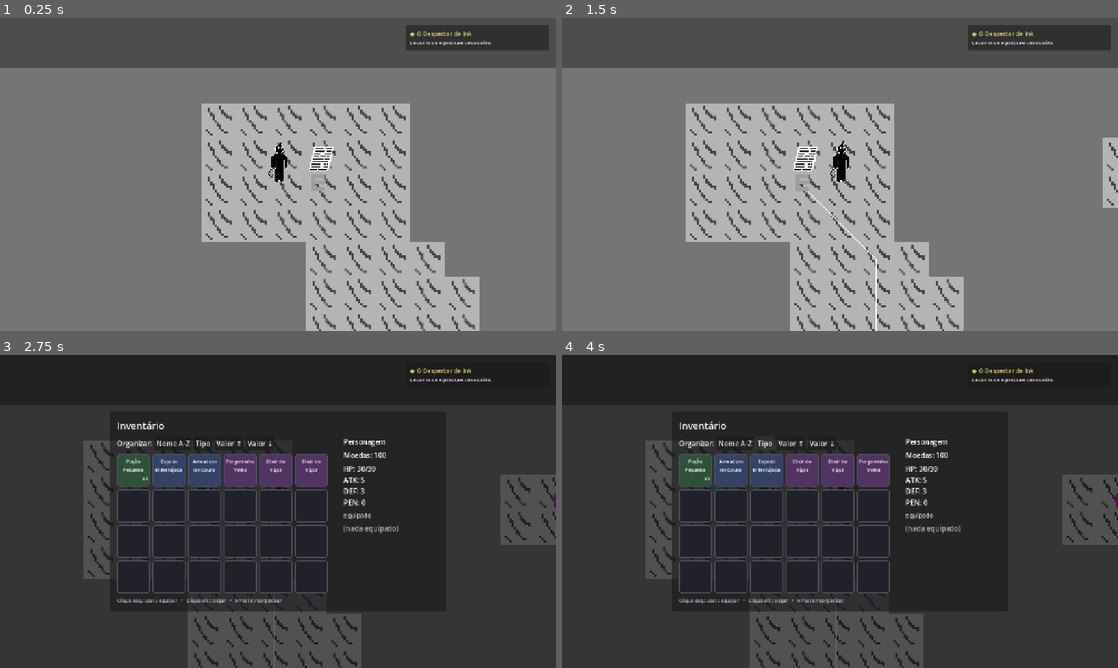
Above: before the commit, frames 1-4 (two rows, left to right).
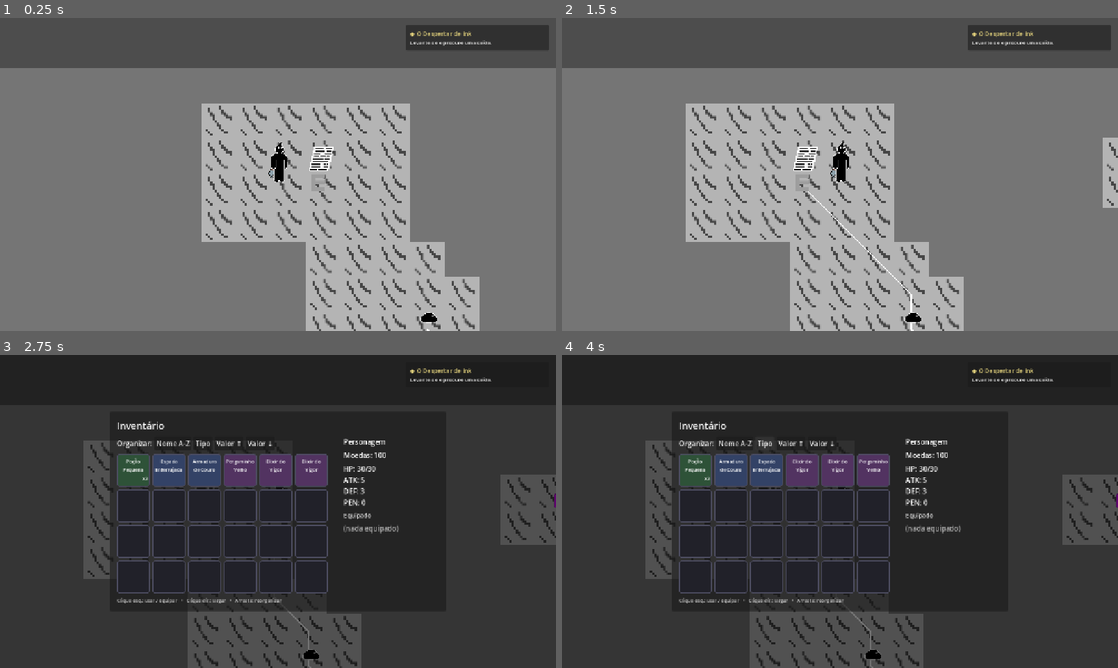
Above: after the commit, the same moments.

Repository: RodrigoAlvys/The-legend-of-Ink
Game: Godot game, scene res://mapas/mapa1.tscn
Two runs of this game, one before a commit and one after it. Both use one fixed random seed, a clock stepped at 60 frames per second and the inputs below.
Inputs (mouse positions are in pixels of both pictures, inside the frame that each line leads up to):
- Up to frame 1 (0.25 s): no input
- Up to frame 2 (1.5 s): tap Enter at 0.5 s; move the mouse to (962, 158) at 0.52 s; hold Right (ui_right) 0.53-1.25 s; hold E (interact) 0.53-1.25 s; click (962, 158) at 0.67 s; drag from (728, 190) to (812, 237) at 1.27 s
- Up to frame 3 (2.75 s): tap Space at 2 s; move the mouse to (333, 442) at 2.02 s; hold Right (ui_right) from 2.03 s (still down); tap I at 2.1 s
- Up to frame 4 (4 s): release Right (ui_right) at 2.75 s; click "Nome A-Z" at 2.75 s; click "Tipo" at 3.5 s

The runs differ from the first frame. In frame 1, less than 0.1% of the frame differs, in the area x 75-79%, y 94-100%; in frame 2, 0.2%, in the area x 56-65%, y 77-100%; in frame 3, 0.1%; in frame 4, 0.1%.

Commit message:
populou mapa 4 e 5
adicionou slimes de tinta e pathfind para o mapa 4 e 5, com um maior teste do pathfind

Diff:
--- a/rp-gprojeto/mapas/mapa1.tscn
+++ b/rp-gprojeto/mapas/mapa1.tscn
@@ -114,7 +114,7 @@
 [node name="Mobs" type="Node2D" parent="." unique_id=2065679150]
 
 [node name="Area2D" type="Area2D" parent="Mobs" unique_id=641119690 node_paths=PackedStringArray("pathfinder")]
-position = Vector2(265, 505)
+position = Vector2(365, 337)
 collision_layer = 0
 collision_mask = 2
 script = ExtResource("6_0fef2")
@@ -129,7 +129,7 @@
 texture = ExtResource("5_mt5wc")
 
 [node name="Area2D2" type="Area2D" parent="Mobs" unique_id=2089649972 node_paths=PackedStringArray("pathfinder")]
-position = Vector2(862, 542)
+position = Vector2(1079, 893)
 collision_layer = 0
 collision_mask = 2
 script = ExtResource("6_0fef2")
@@ -144,7 +144,7 @@
 texture = ExtResource("5_mt5wc")
 
 [node name="Area2D3" type="Area2D" parent="Mobs" unique_id=932981366 node_paths=PackedStringArray("pathfinder")]
-position = Vector2(1100.2457, 871.05334)
+position = Vector2(-729, 523)
 collision_layer = 0
 collision_mask = 2
 script = ExtResource("6_0fef2")
--- a/rp-gprojeto/mapas/mapa4.tscn
+++ b/rp-gprojeto/mapas/mapa4.tscn
@@ -7,15 +7,55 @@
 [ext_resource type="Script" uid="uid://dxjwaun3d2qp0" path="res://mapas/mapamarker.gd" id="5_8tlp6"]
 [ext_resource type="Script" uid="uid://bvvq11dn7ycii" path="res://npcs/laranja.gd" id="6_154gr"]
 [ext_resource type="Texture2D" uid="uid://dlcdc21f5aosx" path="res://arte/sprites/laranja.png" id="6_wsvxn"]
+[ext_resource type="Script" uid="uid://jyuis7x8ox6h" path="res://scripts/pathfinder/ponto_de_interesse.gd" id="8_ijb4o"]
+[ext_resource type="Texture2D" uid="uid://bn64amwsgedxp" path="res://arte/sprites/slime.png" id="9_sobj2"]
+[ext_resource type="Script" uid="uid://drr8jo6cyq7q5" path="res://scripts/pathfinder/toggle_pathfinder.gd" id="10_2iw5d"]
+[ext_resource type="Script" uid="uid://kkptd63xmo8n" path="res://scripts/pathfinder/pathfinder.gd" id="11_livfq"]
+[ext_resource type="Script" uid="uid://dswpmo7muvybh" path="res://scripts/pathfinder/linha_visual.gd" id="12_3jxov"]
+
+[sub_resource type="NavigationPolygon" id="NavigationPolygon_ijb4o"]
+vertices = PackedVector2Array(40, 40, -40, 40, -40, -40, 40, -40)
+polygons = Array[PackedInt32Array]([PackedInt32Array(0, 1, 2, 3)])
+outlines = Array[PackedVector2Array]([PackedVector2Array(-40, -40, 40, -40, 40, 40, -40, 40)])
+agent_radius = 0.0
+
+[sub_resource type="NavigationPolygon" id="NavigationPolygon_sobj2"]
+vertices = PackedVector2Array(40, 40, -40, 40, -40, -40, 40, -40)
+polygons = Array[PackedInt32Array]([PackedInt32Array(0, 1, 2, 3)])
+outlines = Array[PackedVector2Array]([PackedVector2Array(-40, -40, 40, -40, 40, 40, -40, 40)])
+agent_radius = 0.0
+
+[sub_resource type="NavigationPolygon" id="NavigationPolygon_2iw5d"]
+vertices = PackedVector2Array(40, 40, -40, 40, -40, -40, 40, -40)
+polygons = Array[PackedInt32Array]([PackedInt32Array(0, 1, 2, 3)])
+outlines = Array[PackedVector2Array]([PackedVector2Array(-40, -40, 40, -40, 40, 40, -40, 40)])
+agent_radius = 0.0
+
+[sub_resource type="NavigationPolygon" id="NavigationPolygon_livfq"]
+vertices = PackedVector2Array(40, 40, -40, 40, -40, -40, 40, -40)
+polygons = Array[PackedInt32Array]([PackedInt32Array(0, 1, 2, 3)])
+outlines = Array[PackedVector2Array]([PackedVector2Array(-40, -40, 40, -40, 40, 40, -40, 40)])
+agent_radius = 0.0
+
+[sub_resource type="NavigationPolygon" id="NavigationPolygon_3jxov"]
+vertices = PackedVector2Array(40, 40, -40, 40, -40, -40, 40, -40)
+polygons = Array[PackedInt32Array]([PackedInt32Array(0, 1, 2, 3)])
+outlines = Array[PackedVector2Array]([PackedVector2Array(-40, -40, 40, -40, 40, 40, -40, 40)])
+agent_radius = 0.0
 
 [sub_resource type="TileSetAtlasSource" id="TileSetAtlasSource_12j2a"]
 texture = ExtResource("1_8nq53")
 texture_region_size = Vector2i(80, 80)
 0:0/0 = 0
+0:0/0/navigation_layer_0/polygon = SubResource("NavigationPolygon_ijb4o")
 1:0/0 = 0
+1:0/0/navigation_layer_0/polygon = SubResource("NavigationPolygon_sobj2")
 2:0/0 = 0
+2:0/0/navigation_layer_0/polygon = SubResource("NavigationPolygon_2iw5d")
 3:0/0 = 0
+3:0/0/navigation_layer_0/polygon = SubResource("NavigationPolygon_livfq")
 4:0/0 = 0
+4:0/0/navigation_layer_0/polygon = SubResource("NavigationPolygon_3jxov")
 0:1/0 = 0
 0:1/0/physics_layer_0/polygon_0/points = PackedVector2Array(-40, -40, 40, -40, 40, 40, -40, 40)
 1:1/0 = 0
@@ -34,6 +74,7 @@
 [sub_resource type="TileSet" id="TileSet_27id7"]
 tile_size = Vector2i(80, 80)
 physics_layer_0/collision_layer = 1
+navigation_layer_0/layers = 1
 sources/0 = SubResource("TileSetAtlasSource_12j2a")
 
 [sub_resource type="RectangleShape2D" id="RectangleShape2D_wsvxn"]
@@ -44,6 +85,9 @@
 
 [sub_resource type="RectangleShape2D" id="RectangleShape2D_dfew4"]
 size = Vector2(64, 64)
+
+[sub_resource type="CircleShape2D" id="CircleShape2D_05wb2"]
+radius = 51.512207
 
 [node name="Mapa4" type="Node2D" unique_id=725789961]
 script = ExtResource("1_2jfwo")
@@ -110,3 +154,192 @@
 light_mask = 0
 visibility_layer = 9
 shape = SubResource("RectangleShape2D_dfew4")
+
+[node name="Mobs" type="Node2D" parent="." unique_id=1530915720]
+position = Vector2(-1492, -590)
+
+[node name="Area2D" type="Area2D" parent="Mobs" unique_id=1349909184 node_paths=PackedStringArray("pathfinder")]
+position = Vector2(623, 487)
+collision_layer = 0
+collision_mask = 2
+script = ExtResource("8_ijb4o")
+pathfinder = NodePath("../../PathFinder/Path_engine")
+
+[node name="CollisionShape2D" type="CollisionShape2D" parent="Mobs/Area2D" unique_id=1008108779]
+scale = Vector2(0.42708334, 0.42708334)
+shape = SubResource("CircleShape2D_05wb2")
+
+[node name="Slime" type="Sprite2D" parent="Mobs/Area2D" unique_id=1396651773]
+scale = Vector2(0.42708334, 0.42708334)
+texture = ExtResource("9_sobj2")
+
+[node name="Area2D2" type="Area2D" parent="Mobs" unique_id=847685332 node_paths=PackedStringArray("pathfinder")]
+position = Vector2(916, -389)
+collision_layer = 0
+collision_mask = 2
+script = ExtResource("8_ijb4o")
+pathfinder = NodePath("../../PathFinder/Path_engine")
+
+[node name="CollisionShape2D" type="CollisionShape2D" parent="Mobs/Area2D2" unique_id=2120004787]
+scale = Vector2(0.42708334, 0.42708334)
+shape = SubResource("CircleShape2D_05wb2")
+
+[node name="Slime" type="Sprite2D" parent="Mobs/Area2D2" unique_id=699134767]
+scale = Vector2(0.42708334, 0.42708334)
+texture = ExtResource("9_sobj2")
+
+[node name="Area2D3" type="Area2D" parent="Mobs" unique_id=1856628753 node_paths=PackedStringArray("pathfinder")]
+position = Vector2(1100.2457, 871.05334)
+collision_layer = 0
+collision_mask = 2
+script = ExtResource("8_ijb4o")
+pathfinder = NodePath("../../PathFinder/Path_engine")
+
+[node name="CollisionShape2D" type="CollisionShape2D" parent="Mobs/Area2D3" unique_id=1453600588]
+scale = Vector2(0.42708334, 0.42708334)
+shape = SubResource("CircleShape2D_05wb2")
+
+[node name="Slime" type="Sprite2D" parent="Mobs/Area2D3" unique_id=286571031]
+scale = Vector2(0.42708334, 0.42708334)
+texture = ExtResource("9_sobj2")
+
+[node name="Area2D4" type="Area2D" parent="Mobs" unique_id=1751630977 node_paths=PackedStringArray("pathfinder")]
+collision_layer = 0
+collision_mask = 2
+script = ExtResource("8_ijb4o")
+pathfinder = NodePath("../../PathFinder/Path_engine")
+
+[node name="CollisionShape2D" type="CollisionShape2D" parent="Mobs/Area2D4" unique_id=1610586252]
+scale = Vector2(0.42708334, 0.42708334)
+shape = SubResource("CircleShape2D_05wb2")
+
+[node name="Slime" type="Sprite2D" parent="Mobs/Area2D4" unique_id=45601436]
+scale = Vector2(0.42708334, 0.42708334)
+texture = ExtResource("9_sobj2")
+
+[node name="Area2D5" type="Area2D" parent="Mobs" unique_id=1138069138 node_paths=PackedStringArray("pathfinder")]
+position = Vector2(-1155, -1488)
+collision_layer = 0
+collision_mask = 2
+script = ExtResource("8_ijb4o")
+pathfinder = NodePath("../../PathFinder/Path_engine")
+
+[node name="CollisionShape2D" type="CollisionShape2D" parent="Mobs/Area2D5" unique_id=775006135]
+scale = Vector2(0.42708334, 0.42708334)
+shape = SubResource("CircleShape2D_05wb2")
+
+[node name="Slime" type="Sprite2D" parent="Mobs/Area2D5" unique_id=1753892678]
+scale = Vector2(0.42708334, 0.42708334)
+texture = ExtResource("9_sobj2")
+
+[node name="Area2D6" type="Area2D" parent="Mobs" unique_id=670545518 node_paths=PackedStringArray("pathfinder")]
+position = Vector2(-1344, -20)
+collision_layer = 0
+collision_mask = 2
+script = ExtResource("8_ijb4o")
+pathfinder = NodePath("../../PathFinder/Path_engine")
+
+[node name="CollisionShape2D" type="CollisionShape2D" parent="Mobs/Area2D6" unique_id=309542968]
+scale = Vector2(0.42708334, 0.42708334)
+shape = SubResource("CircleShape2D_05wb2")
+
+[node name="Slime" type="Sprite2D" parent="Mobs/Area2D6" unique_id=559726093]
+scale = Vector2(0.42708334, 0.42708334)
+texture = ExtResource("9_sobj2")
+
+[node name="Area2D7" type="Area2D" parent="Mobs" unique_id=739772916 node_paths=PackedStringArray("pathfinder")]
+position = Vector2(-1822, -659)
+collision_layer = 0
+collision_mask = 2
+script = ExtResource("8_ijb4o")
+pathfinder = NodePath("../../PathFinder/Path_engine")
+
+[node name="CollisionShape2D" type="CollisionShape2D" parent="Mobs/Area2D7" unique_id=277401729]
+scale = Vector2(0.42708334, 0.42708334)
+shape = SubResource("CircleShape2D_05wb2")
+
+[node name="Slime" type="Sprite2D" parent="Mobs/Area2D7" unique_id=586685797]
+scale = Vector2(0.42708334, 0.42708334)
+texture = ExtResource("9_sobj2")
+
+[node name="Area2D8" type="Area2D" parent="Mobs" unique_id=1313884221 node_paths=PackedStringArray("pathfinder")]
+position = Vector2(-469, 1137)
+collision_layer = 0
+collision_mask = 2
+script = ExtResource("8_ijb4o")
+pathfinder = NodePath("../../PathFinder/Path_engine")
+
+[node name="CollisionShape2D" type="CollisionShape2D" parent="Mobs/Area2D8" unique_id=1887511190]
+scale = Vector2(0.42708334, 0.42708334)
+shape = SubResource("CircleShape2D_05wb2")
+
+[node name="Slime" type="Sprite2D" parent="Mobs/Area2D8" unique_id=128502406]
+scale = Vector2(0.42708334, 0.42708334)
+texture = ExtResource("9_sobj2")
+
+[node name="Area2D9" type="Area2D" parent="Mobs" unique_id=749368118 node_paths=PackedStringArray("pathfinder")]
+position = Vector2(-3090, -92)
+collision_layer = 0
+collision_mask = 2
+script = ExtResource("8_ijb4o")
+pathfinder = NodePath("../../PathFinder/Path_engine")
+
+[node name="CollisionShape2D" type="CollisionShape2D" parent="Mobs/Area2D9" unique_id=2073053461]
+scale = Vector2(0.42708334, 0.42708334)
+shape = SubResource("CircleShape2D_05wb2")
+
+[node name="Slime" type="Sprite2D" parent="Mobs/Area2D9" unique_id=517617677]
+scale = Vector2(0.42708334, 0.42708334)
+texture = ExtResource("9_sobj2")
+
+[node name="Area2D10" type="Area2D" parent="Mobs" unique_id=1049111641 node_paths=PackedStringArray("pathfinder")]
+position = Vector2(-1524, 920)
+collision_layer = 0
+collision_mask = 2
+script = ExtResource("8_ijb4o")
+pathfinder = NodePath("../../PathFinder/Path_engine")
+
+[node name="CollisionShape2D" type="CollisionShape2D" parent="Mobs/Area2D10" unique_id=1998844625]
+scale = Vector2(0.42708334, 0.42708334)
+shape = SubResource("CircleShape2D_05wb2")
+
+[node name="Slime" type="Sprite2D" parent="Mobs/Area2D10" unique_id=942001042]
+scale = Vector2(0.42708334, 0.42708334)
+texture = ExtResource("9_sobj2")
+
+[node name="Area2D11" type="Area2D" parent="Mobs" unique_id=748580469 node_paths=PackedStringArray("pathfinder")]
+position = Vector2(-2457, -1610)
+collision_layer = 0
+collision_mask = 2
+script = ExtResource("8_ijb4o")
+pathfinder = NodePath("../../PathFinder/Path_engine")
+
+[node name="CollisionShape2D" type="CollisionShape2D" parent="Mobs/Area2D11" unique_id=1181469057]
+scale = Vector2(0.42708334, 0.42708334)
+shape = SubResource("CircleShape2D_05wb2")
+
+[node name="Slime" type="Sprite2D" parent="Mobs/Area2D11" unique_id=673555231]
+scale = Vector2(0.42708334, 0.42708334)
+texture = ExtResource("9_sobj2")
+
+[node name="PathFinder" type="Node2D" parent="." unique_id=981905228 node_paths=PackedStringArray("pathfinder", "line2d", "timer")]
+script = ExtResource("10_2iw5d")
+pathfinder = NodePath("Path_engine")
+line2d = NodePath("Line2D")
+timer = NodePath("Timer")
+
+[node name="Path_engine" type="Node2D" parent="PathFinder" unique_id=1106584553 node_paths=PackedStringArray("tilemap", "player")]
+script = ExtResource("11_livfq")
+tilemap = NodePath("../../TileMapLayer")
+player = NodePath("../../Entidades/CharacterBody2D")
+
+[node name="Timer" type="Timer" parent="PathFinder" unique_id=1064689261]
+wait_time = 0.5
+autostart = true
+
+[node name="Line2D" type="Line2D" parent="PathFinder" unique_id=2016663961]
+width = 3.0
+script = ExtResource("12_3jxov")
+
+[connection signal="caminho_atualizado" from="PathFinder/Path_engine" to="PathFinder/Line2D" method="desenhar_caminho"]
+[connection signal="timeout" from="PathFinder/Timer" to="PathFinder/Path_engine" method="recalcular_rota"]
--- a/rp-gprojeto/mapas/mapa5.tscn
+++ b/rp-gprojeto/mapas/mapa5.tscn
@@ -5,15 +5,55 @@
 [ext_resource type="PackedScene" uid="uid://gc8ppb38pjih" path="res://jogador/Player.tscn" id="2_mub02"]
 [ext_resource type="Script" uid="uid://dotk4iuvqhbqu" path="res://mapas/portas.gd" id="4_lkfwb"]
 [ext_resource type="Script" uid="uid://dxjwaun3d2qp0" path="res://mapas/mapamarker.gd" id="5_lkfwb"]
+[ext_resource type="Script" uid="uid://jyuis7x8ox6h" path="res://scripts/pathfinder/ponto_de_interesse.gd" id="6_tiarf"]
+[ext_resource type="Texture2D" uid="uid://bn64amwsgedxp" path="res://arte/sprites/slime.png" id="7_avqk1"]
+[ext_resource type="Script" uid="uid://drr8jo6cyq7q5" path="res://scripts/pathfinder/toggle_pathfinder.gd" id="8_5xje1"]
+[ext_resource type="Script" uid="uid://kkptd63xmo8n" path="res://scripts/pathfinder/pathfinder.gd" id="9_trhlv"]
+[ext_resource type="Script" uid="uid://dswpmo7muvybh" path="res://scripts/pathfinder/linha_visual.gd" id="10_f3uju"]
+
+[sub_resource type="NavigationPolygon" id="NavigationPolygon_i3rdi"]
+vertices = PackedVector2Array(40, 40, -40, 40, -40, -40, 40, -40)
+polygons = Array[PackedInt32Array]([PackedInt32Array(0, 1, 2, 3)])
+outlines = Array[PackedVector2Array]([PackedVector2Array(-40, -40, 40, -40, 40, 40, -40, 40)])
+agent_radius = 0.0
+
+[sub_resource type="NavigationPolygon" id="NavigationPolygon_y8d4o"]
+vertices = PackedVector2Array(40, 40, -40, 40, -40, -40, 40, -40)
+polygons = Array[PackedInt32Array]([PackedInt32Array(0, 1, 2, 3)])
+outlines = Array[PackedVector2Array]([PackedVector2Array(-40, -40, 40, -40, 40, 40, -40, 40)])
+agent_radius = 0.0
+
+[sub_resource type="NavigationPolygon" id="NavigationPolygon_21bs4"]
+vertices = PackedVector2Array(40, 40, -40, 40, -40, -40, 40, -40)
+polygons = Array[PackedInt32Array]([PackedInt32Array(0, 1, 2, 3)])
+outlines = Array[PackedVector2Array]([PackedVector2Array(-40, -40, 40, -40, 40, 40, -40, 40)])
+agent_radius = 0.0
+
+[sub_resource type="NavigationPolygon" id="NavigationPolygon_dif51"]
+vertices = PackedVector2Array(40, 40, -40, 40, -40, -40, 40, -40)
+polygons = Array[PackedInt32Array]([PackedInt32Array(0, 1, 2, 3)])
+outlines = Array[PackedVector2Array]([PackedVector2Array(-40, -40, 40, -40, 40, 40, -40, 40)])
+agent_radius = 0.0
+
+[sub_resource type="NavigationPolygon" id="NavigationPolygon_5gkym"]
+vertices = PackedVector2Array(40, 40, -40, 40, -40, -40, 40, -40)
+polygons = Array[PackedInt32Array]([PackedInt32Array(0, 1, 2, 3)])
+outlines = Array[PackedVector2Array]([PackedVector2Array(-40, -40, 40, -40, 40, 40, -40, 40)])
+agent_radius = 0.0
 
 [sub_resource type="TileSetAtlasSource" id="TileSetAtlasSource_q3d68"]
 texture = ExtResource("1_k7lfa")
 texture_region_size = Vector2i(80, 80)
 0:0/0 = 0
+0:0/0/navigation_layer_0/polygon = SubResource("NavigationPolygon_i3rdi")
 1:0/0 = 0
+1:0/0/navigation_layer_0/polygon = SubResource("NavigationPolygon_y8d4o")
 2:0/0 = 0
+2:0/0/navigation_layer_0/polygon = SubResource("NavigationPolygon_21bs4")
 3:0/0 = 0
+3:0/0/navigation_layer_0/polygon = SubResource("NavigationPolygon_dif51")
 4:0/0 = 0
+4:0/0/navigation_layer_0/polygon = SubResource("NavigationPolygon_5gkym")
 0:1/0 = 0
 0:1/0/physics_layer_0/polygon_0/points = PackedVector2Array(-40, -40, 40, -40, 40, 40, -40, 40)
 1:1/0 = 0
@@ -32,10 +72,14 @@
 [sub_resource type="TileSet" id="TileSet_lkfwb"]
 tile_size = Vector2i(80, 80)
 physics_layer_0/collision_layer = 1
+navigation_layer_0/layers = 1
 sources/0 = SubResource("TileSetAtlasSource_q3d68")
 
 [sub_resource type="RectangleShape2D" id="RectangleShape2D_wrty4"]
 size = Vector2(241, 13)
+
+[sub_resource type="CircleShape2D" id="CircleShape2D_vebil"]
+radius = 51.512207
 
 [node name="Mapa5" type="Node2D" unique_id=1048120810]
 script = ExtResource("1_q3d68")
@@ -69,3 +113,223 @@
 
 [node name="CharacterBody2D" parent="Entidades" unique_id=1566683655 instance=ExtResource("2_mub02")]
 position = Vector2(-2, -114)
+
+[node name="Mobs" type="Node2D" parent="." unique_id=1651452478]
+position = Vector2(2322, -1619)
+
+[node name="Area2D" type="Area2D" parent="Mobs" unique_id=1035251730 node_paths=PackedStringArray("pathfinder")]
+position = Vector2(623, 487)
+collision_layer = 0
+collision_mask = 2
+script = ExtResource("6_tiarf")
+pathfinder = NodePath("../../PathFinder/Path_engine")
+
+[node name="CollisionShape2D" type="CollisionShape2D" parent="Mobs/Area2D" unique_id=1558149333]
+scale = Vector2(0.42708334, 0.42708334)
+shape = SubResource("CircleShape2D_vebil")
+
+[node name="Slime" type="Sprite2D" parent="Mobs/Area2D" unique_id=2106951273]
+scale = Vector2(0.42708334, 0.42708334)
+texture = ExtResource("7_avqk1")
+
+[node name="Area2D2" type="Area2D" parent="Mobs" unique_id=1841010531 node_paths=PackedStringArray("pathfinder")]
+position = Vector2(1196, -1042)
+collision_layer = 0
+collision_mask = 2
+script = ExtResource("6_tiarf")
+pathfinder = NodePath("../../PathFinder/Path_engine")
+
+[node name="CollisionShape2D" type="CollisionShape2D" parent="Mobs/Area2D2" unique_id=1268098037]
+scale = Vector2(0.42708334, 0.42708334)
+shape = SubResource("CircleShape2D_vebil")
+
+[node name="Slime" type="Sprite2D" parent="Mobs/Area2D2" unique_id=1052151613]
+scale = Vector2(0.42708334, 0.42708334)
+texture = ExtResource("7_avqk1")
+
+[node name="Area2D3" type="Area2D" parent="Mobs" unique_id=1109036501 node_paths=PackedStringArray("pathfinder")]
+position = Vector2(1760.0001, 937)
+collision_layer = 0
+collision_mask = 2
+script = ExtResource("6_tiarf")
+pathfinder = NodePath("../../PathFinder/Path_engine")
+
+[node name="CollisionShape2D" type="CollisionShape2D" parent="Mobs/Area2D3" unique_id=357603958]
+scale = Vector2(0.42708334, 0.42708334)
+shape = SubResource("CircleShape2D_vebil")
+
+[node name="Slime" type="Sprite2D" parent="Mobs/Area2D3" unique_id=1173825708]
+scale = Vector2(0.42708334, 0.42708334)
+texture = ExtResource("7_avqk1")
+
+[node name="Area2D4" type="Area2D" parent="Mobs" unique_id=1604240718 node_paths=PackedStringArray("pathfinder")]
+position = Vector2(-294, -144)
+collision_layer = 0
+collision_mask = 2
+script = ExtResource("6_tiarf")
+pathfinder = NodePath("../../PathFinder/Path_engine")
+
+[node name="CollisionShape2D" type="CollisionShape2D" parent="Mobs/Area2D4" unique_id=474769511]
+scale = Vector2(0.42708334, 0.42708334)
+shape = SubResource("CircleShape2D_vebil")
+
+[node name="Slime" type="Sprite2D" parent="Mobs/Area2D4" unique_id=1794993322]
+scale = Vector2(0.42708334, 0.42708334)
+texture = ExtResource("7_avqk1")
+
+[node name="Area2D5" type="Area2D" parent="Mobs" unique_id=1379665921 node_paths=PackedStringArray("pathfinder")]
+position = Vector2(-1220, -1187)
+collision_layer = 0
+collision_mask = 2
+script = ExtResource("6_tiarf")
+pathfinder = NodePath("../../PathFinder/Path_engine")
+
+[node name="CollisionShape2D" type="CollisionShape2D" parent="Mobs/Area2D5" unique_id=771690611]
+scale = Vector2(0.42708334, 0.42708334)
+shape = SubResource("CircleShape2D_vebil")
+
+[node name="Slime" type="Sprite2D" parent="Mobs/Area2D5" unique_id=1969166350]
+scale = Vector2(0.42708334, 0.42708334)
+texture = ExtResource("7_avqk1")
+
+[node name="Area2D6" type="Area2D" parent="Mobs" unique_id=152153116 node_paths=PackedStringArray("pathfinder")]
+position = Vector2(-1344, -20)
+collision_layer = 0
+collision_mask = 2
+script = ExtResource("6_tiarf")
+pathfinder = NodePath("../../PathFinder/Path_engine")
+
+[node name="CollisionShape2D" type="CollisionShape2D" parent="Mobs/Area2D6" unique_id=367648337]
+scale = Vector2(0.42708334, 0.42708334)
+shape = SubResource("CircleShape2D_vebil")
+
+[node name="Slime" type="Sprite2D" parent="Mobs/Area2D6" unique_id=1954703191]
+scale = Vector2(0.42708334, 0.42708334)
+texture = ExtResource("7_avqk1")
+
+[node name="Area2D7" type="Area2D" parent="Mobs" unique_id=912566008 node_paths=PackedStringArray("pathfinder")]
+position = Vector2(1768, -1636)
+collision_layer = 0
+collision_mask = 2
+script = ExtResource("6_tiarf")
+pathfinder = NodePath("../../PathFinder/Path_engine")
+
+[node name="CollisionShape2D" type="CollisionShape2D" parent="Mobs/Area2D7" unique_id=1434536560]
+scale = Vector2(0.42708334, 0.42708334)
+shape = SubResource("CircleShape2D_vebil")
+
+[node name="Slime" type="Sprite2D" parent="Mobs/Area2D7" unique_id=854630195]
+scale = Vector2(0.42708334, 0.42708334)
+texture = ExtResource("7_avqk1")
+
+[node name="Area2D8" type="Area2D" parent="Mobs" unique_id=624841231 node_paths=PackedStringArray("pathfinder")]
+position = Vector2(-5036, -35)
+collision_layer = 0
+collision_mask = 2
+script = ExtResource("6_tiarf")
+pathfinder = NodePath("../../PathFinder/Path_engine")
+
+[node name="CollisionShape2D" type="CollisionShape2D" parent="Mobs/Area2D8" unique_id=971704934]
+scale = Vector2(0.42708334, 0.42708334)
+shape = SubResource("CircleShape2D_vebil")
+
+[node name="Slime" type="Sprite2D" parent="Mobs/Area2D8" unique_id=1666284108]
+scale = Vector2(0.42708334, 0.42708334)
+texture = ExtResource("7_avqk1")
+
+[node name="Area2D9" type="Area2D" parent="Mobs" unique_id=417226263 node_paths=PackedStringArray("pathfinder")]
+position = Vector2(-3806, -1020)
+collision_layer = 0
+collision_mask = 2
+script = ExtResource("6_tiarf")
+pathfinder = NodePath("../../PathFinder/Path_engine")
+
+[node name="CollisionShape2D" type="CollisionShape2D" parent="Mobs/Area2D9" unique_id=476569953]
+scale = Vector2(0.42708334, 0.42708334)
+shape = SubResource("CircleShape2D_vebil")
+
+[node name="Slime" type="Sprite2D" parent="Mobs/Area2D9" unique_id=1995357967]
+scale = Vector2(0.42708334, 0.42708334)
+texture = ExtResource("7_avqk1")
+
+[node name="Area2D10" type="Area2D" parent="Mobs" unique_id=154050965 node_paths=PackedStringArray("pathfinder")]
+position = Vector2(-1524, 920)
+collision_layer = 0
+collision_mask = 2
+script = ExtResource("6_tiarf")
+pathfinder = NodePath("../../PathFinder/Path_engine")
+
+[node name="CollisionShape2D" type="CollisionShape2D" parent="Mobs/Area2D10" unique_id=123908084]
+scale = Vector2(0.42708334, 0.42708334)
+shape = SubResource("CircleShape2D_vebil")
+
+[node name="Slime" type="Sprite2D" parent="Mobs/Area2D10" unique_id=486792555]
+scale = Vector2(0.42708334, 0.42708334)
+texture = ExtResource("7_avqk1")
+
+[node name="Area2D11" type="Area2D" parent="Mobs" unique_id=2023333102 node_paths=PackedStringArray("pathfinder")]
+position = Vector2(-2457, -1610)
+collision_layer = 0
+collision_mask = 2
+script = ExtResource("6_tiarf")
+pathfinder = NodePath("../../PathFinder/Path_engine")
+
+[node name="CollisionShape2D" type="CollisionShape2D" parent="Mobs/Area2D11" unique_id=511231125]
+scale = Vector2(0.42708334, 0.42708334)
+shape = SubResource("CircleShape2D_vebil")
+
+[node name="Slime" type="Sprite2D" parent="Mobs/Area2D11" unique_id=955781198]
+scale = Vector2(0.42708334, 0.42708334)
+texture = ExtResource("7_avqk1")
+
+[node name="Area2D12" type="Area2D" parent="Mobs" unique_id=12252101 node_paths=PackedStringArray("pathfinder")]
+position = Vector2(-4226, 403)
+collision_layer = 0
+collision_mask = 2
+script = ExtResource("6_tiarf")
+pathfinder = NodePath("../../PathFinder/Path_engine")
+
+[node name="CollisionShape2D" type="CollisionShape2D" parent="Mobs/Area2D12" unique_id=1052246677]
+scale = Vector2(0.42708334, 0.42708334)
+shape = SubResource("CircleShape2D_vebil")
+
+[node name="Slime" type="Sprite2D" parent="Mobs/Area2D12" unique_id=1829181452]
+scale = Vector2(0.42708334, 0.42708334)
+texture = ExtResource("7_avqk1")
+
+[node name="Area2D13" type="Area2D" parent="Mobs" unique_id=949677226 node_paths=PackedStringArray("pathfinder")]
+position = Vector2(-4041, -1654)
+collision_layer = 0
+collision_mask = 2
+script = ExtResource("6_tiarf")
+pathfinder = NodePath("../../PathFinder/Path_engine")
+
+[node name="CollisionShape2D" type="CollisionShape2D" parent="Mobs/Area2D13" unique_id=729751137]
+scale = Vector2(0.42708334, 0.42708334)
+shape = SubResource("CircleShape2D_vebil")
+
+[node name="Slime" type="Sprite2D" parent="Mobs/Area2D13" unique_id=2089090712]
+scale = Vector2(0.42708334, 0.42708334)
+texture = ExtResource("7_avqk1")
+
+[node name="PathFinder" type="Node2D" parent="." unique_id=2073154552 node_paths=PackedStringArray("pathfinder", "line2d", "timer")]
+script = ExtResource("8_5xje1")
+pathfinder = NodePath("Path_engine")
+line2d = NodePath("Line2D")
+timer = NodePath("Timer")
+
+[node name="Path_engine" type="Node2D" parent="PathFinder" unique_id=436489044 node_paths=PackedStringArray("tilemap", "player")]
+script = ExtResource("9_trhlv")
+tilemap = NodePath("../../TileMapLayer")
+player = NodePath("")
+
+[node name="Timer" type="Timer" parent="PathFinder" unique_id=1325679025]
+wait_time = 0.5
+autostart = true
+
+[node name="Line2D" type="Line2D" parent="PathFinder" unique_id=1168763793]
+width = 3.0
+script = ExtResource("10_f3uju")
+
+[connection signal="caminho_atualizado" from="PathFinder/Path_engine" to="PathFinder/Line2D" method="desenhar_caminho"]
+[connection signal="timeout" from="PathFinder/Timer" to="PathFinder/Path_engine" method="recalcular_rota"]
